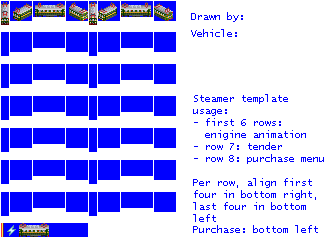
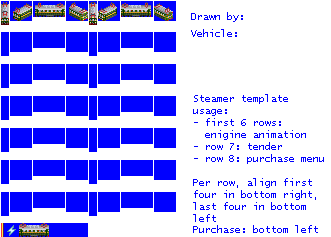
Before/after of a 331x237 layered artwork. What changed in the layer stack:
added layer "Pasted Layer" above "empty.png" over [22, 235, 48, 237]
painted on "empty.png" over [22, 15, 151, 237]
